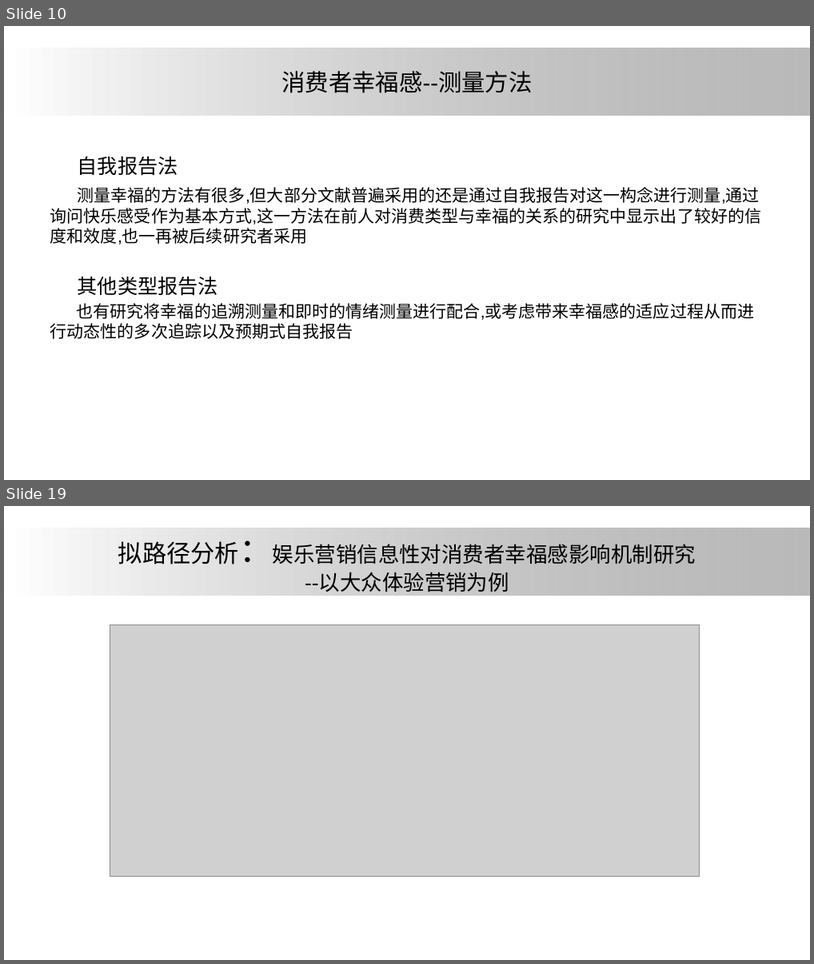
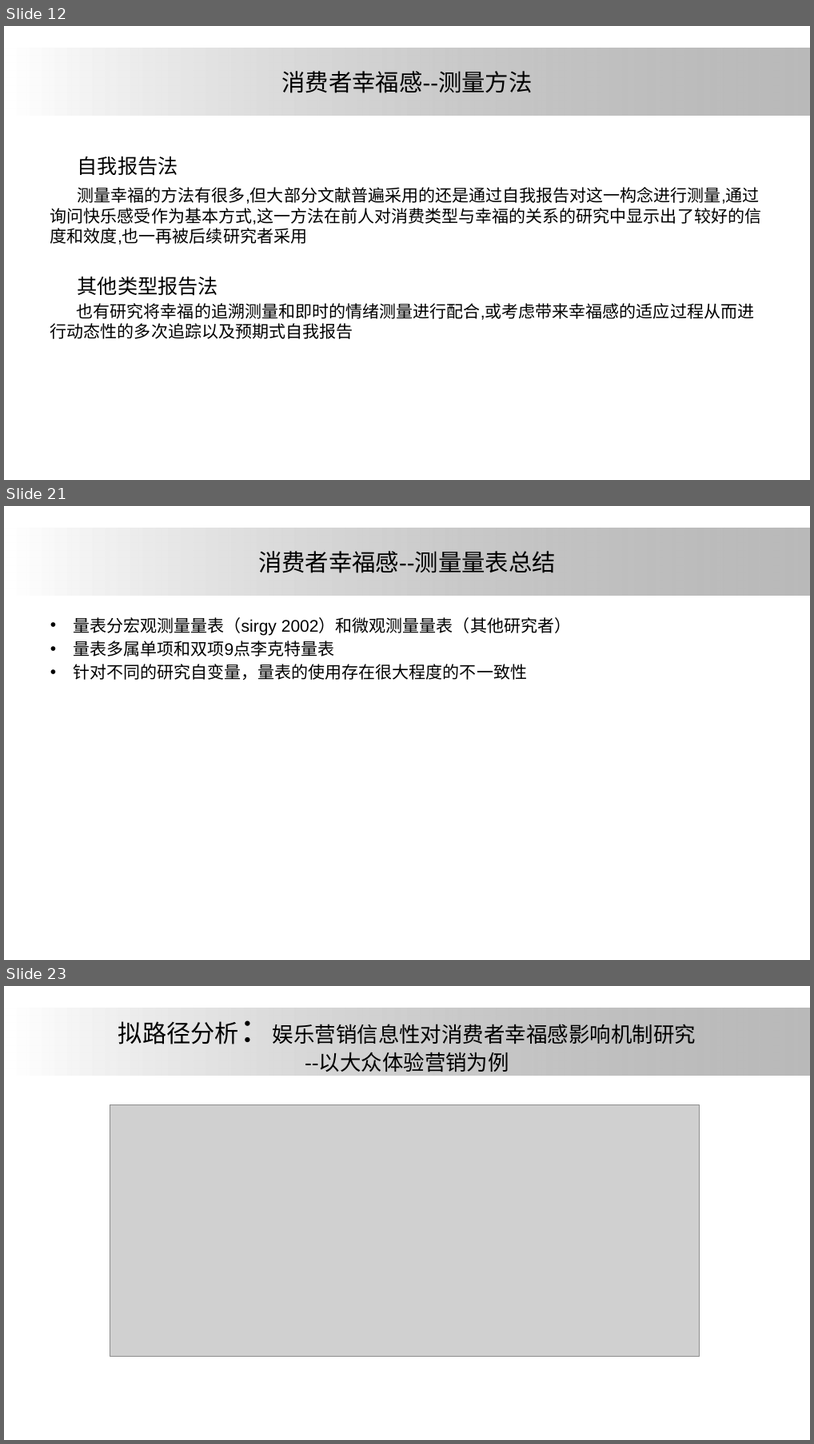
Before and after one commit to ElsaLuo/-, a slide deck: 我的坚果云/研究生搞学术/大论文/论文汇报/one.pptx. Shown one above the other, each under a label of ours: slides 10 and 19 before the commit, slides 12, 21 and 23 after it; the slides between them are not shown. The pictures are 814x964 and 814x1444 pixels, drawn with LibreOffice and Linux fonts; fonts in the diff are those of the drawing; grey boxes stand for pictures; background and template pictures are left out. Boxes give left, top, right and bottom in pixels: in the first picture for what was removed or moved away, otherwise in the second. Text is boxed around its words. In the diff, an @@ line names an element or a change of style, - is before the commit and + after.

```diff
--- a/我的坚果云/研究生搞学术/大论文/论文汇报/one.pptx
+++ b/我的坚果云/研究生搞学术/大论文/论文汇报/one.pptx
@@ slide 21 added at <box>4,506,810,960</box>, background #FFFFFF; not listed: 1 template element that a slide beside it also shows @@
@@ title added at <box>258,551,556,573</box>, 28 pt, text #000000 @@
+消费者幸福感--测量量表总结
@@ text added at <box>73,617,571,680</box>, 20 pt, text #000000 @@
+• 量表分宏观测量量表（sirgy 2002）和微观测量量表（其他研究者）
+• 量表多属单项和双项9点李克特量表
+• 针对不同的研究自变量，量表的使用存在很大程度的不一致性
@@ what was slide 10 is now slide 12 @@
@@ what was slide 19 is now slide 23 @@
```
Also in this commit, not shown: 5 slides changed, 7 other slides added, 1 slide removed, 1 other file.
